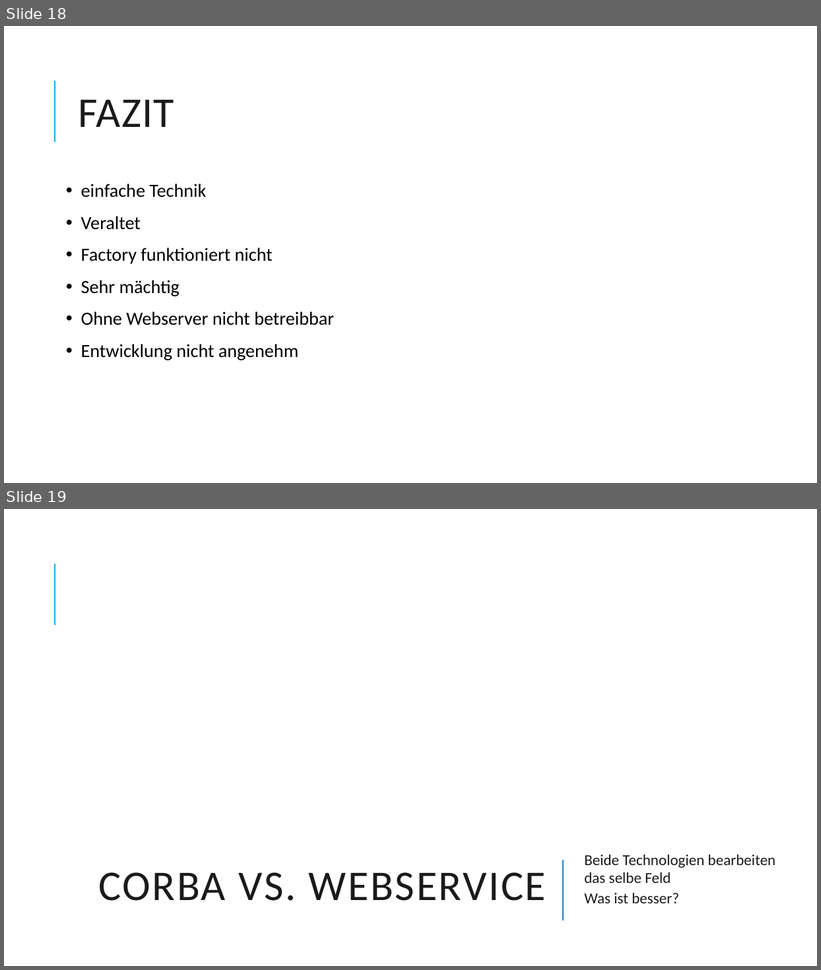
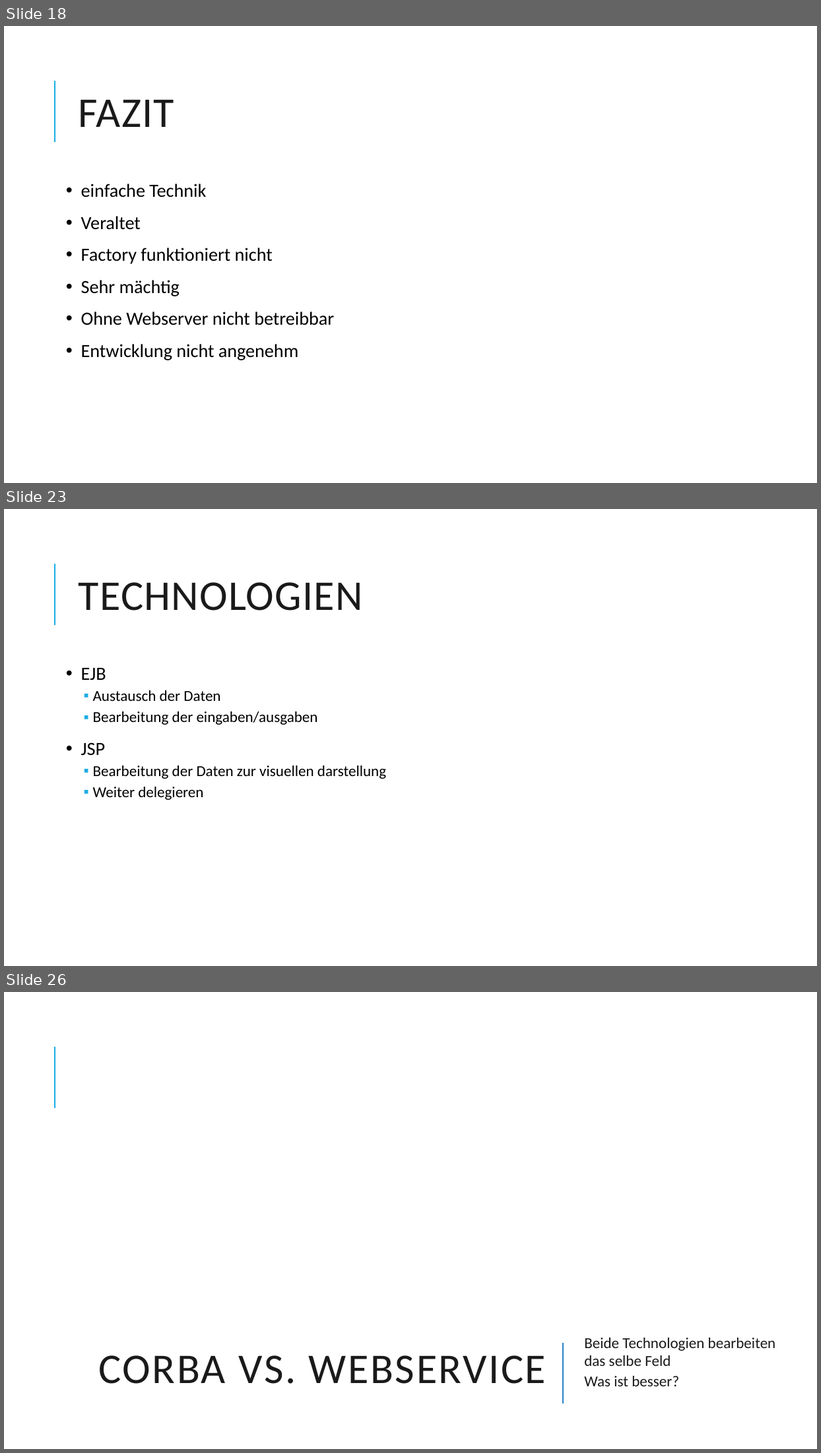
Before and after one commit to Dabjazz/SportsClubManager, a slide deck: Presentation/Presentation.pptx. Shown one above the other, each under a label of ours: slides 18 and 19 before the commit, slides 18, 23 and 26 after it; the slides between them are not shown. The pictures are 821x970 and 821x1453 pixels, drawn with LibreOffice and Linux fonts; fonts in the diff are those of the drawing; background and template pictures are left out. Boxes give left, top, right and bottom in pixels: in the first picture for what was removed or moved away, otherwise in the second. Text is boxed around its words. In the diff, an @@ line names an element or a change of style, - is before the commit and + after.

```diff
--- a/Presentation/Presentation.pptx
+++ b/Presentation/Presentation.pptx
@@ slide 23 added at (4, 509, 817, 966), background #FFFFFF; not listed: 1 template element that a slide beside it also shows @@
@@ title added at (79, 582, 363, 611), 50 pt, text #1A1A1A @@
+TECHNOLOGIEN
@@ text added at (81, 668, 386, 800), 18 pt, text #000000 @@
+• EJB
+  ▪ Austausch der Daten
+  ▪ Bearbeitung der eingaben/ausgaben
+• JSP
+  ▪ Bearbeitung der Daten zur visuellen darstellung
+  ▪ Weiter delegieren
@@ what was slide 19 is now slide 26 @@
```
Also in this commit, not shown: 6 other slides added.
